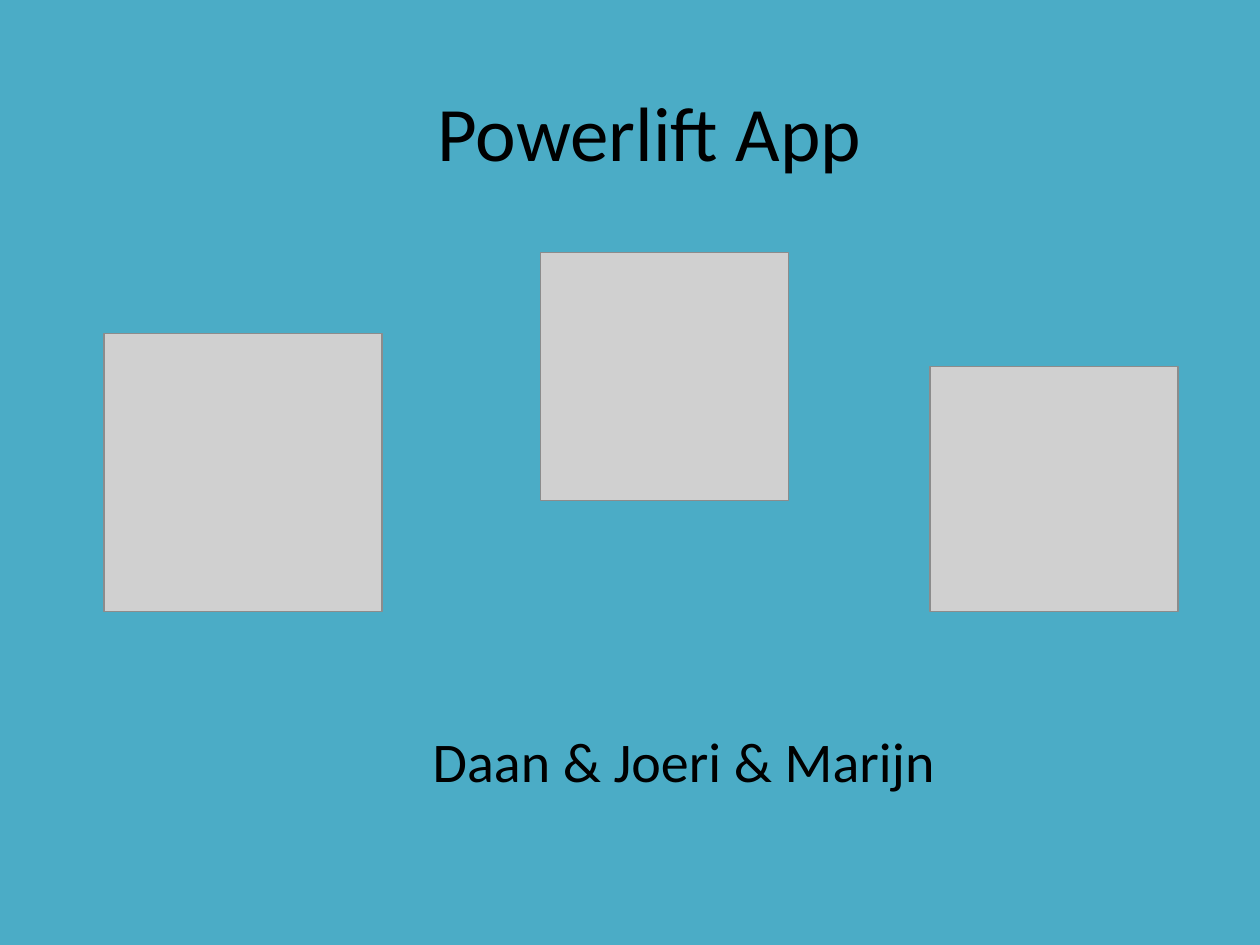
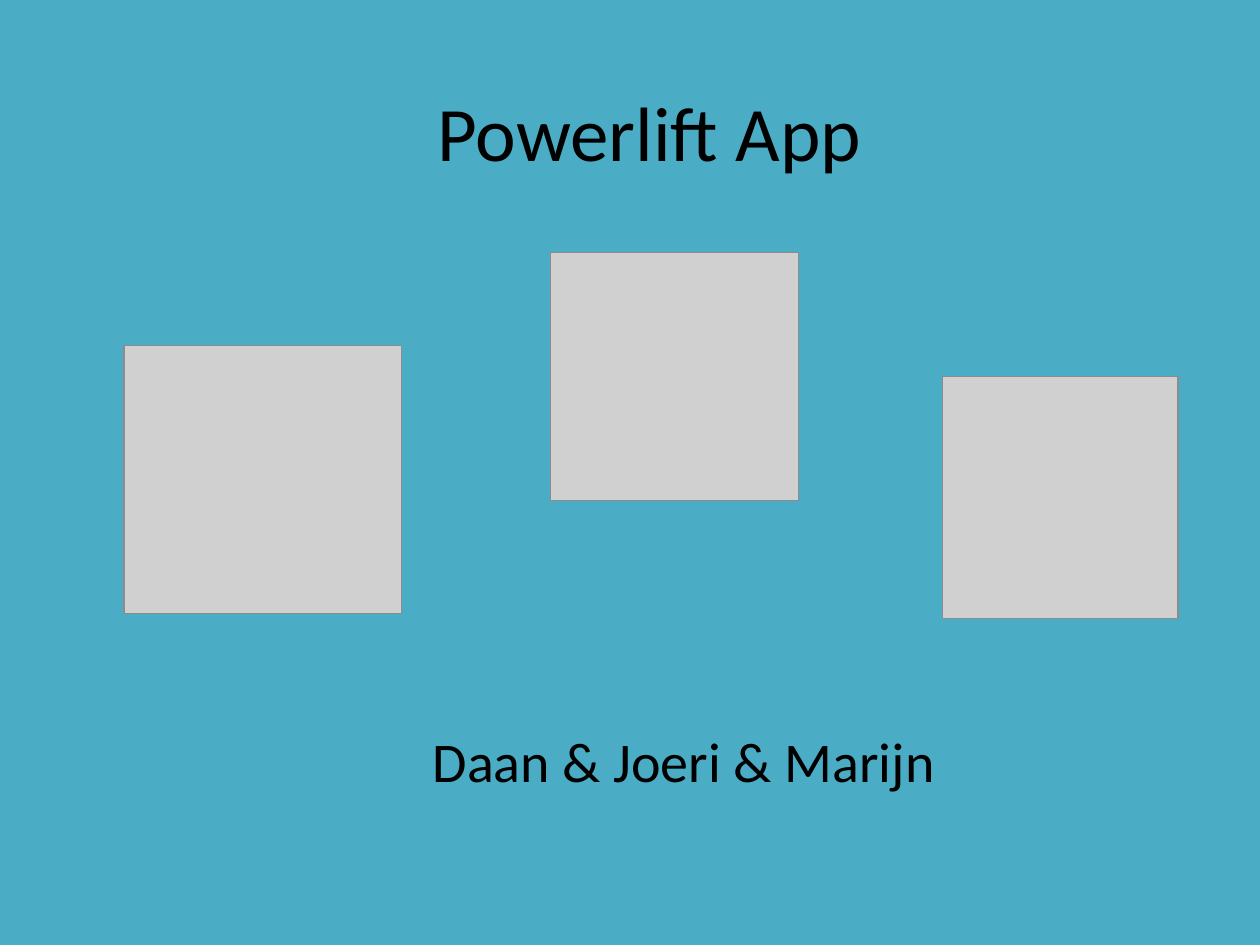
Before and after one commit to DASnoeken/Powerlift_App, a slide deck: slide 1 of Powerlift Powerpoint.pptx. Drawn at 1260x945 pixels with LibreOffice and Linux fonts; fonts in the diff are those of the drawing; grey boxes stand for pictures. Boxes give left, top, right and bottom in pixels: in the first picture for what was removed or moved away, otherwise in the second. Text is boxed around its words. In the diff, an @@ line names an element or a change of style, - is before the commit and + after.

```diff
--- a/Powerlift Powerpoint.pptx
+++ b/Powerlift Powerpoint.pptx
@@ picture: place and size @@
-picture at box(541, 252, 789, 500)
+picture at box(551, 253, 799, 501)
@@ picture: place and size @@
-picture at box(105, 334, 382, 611)
+picture at box(123, 346, 401, 615)
@@ picture: place and size @@
-picture at box(930, 367, 1178, 611)
+picture at box(942, 377, 1178, 619)
```
Also in this commit, not shown: 5 other files.
